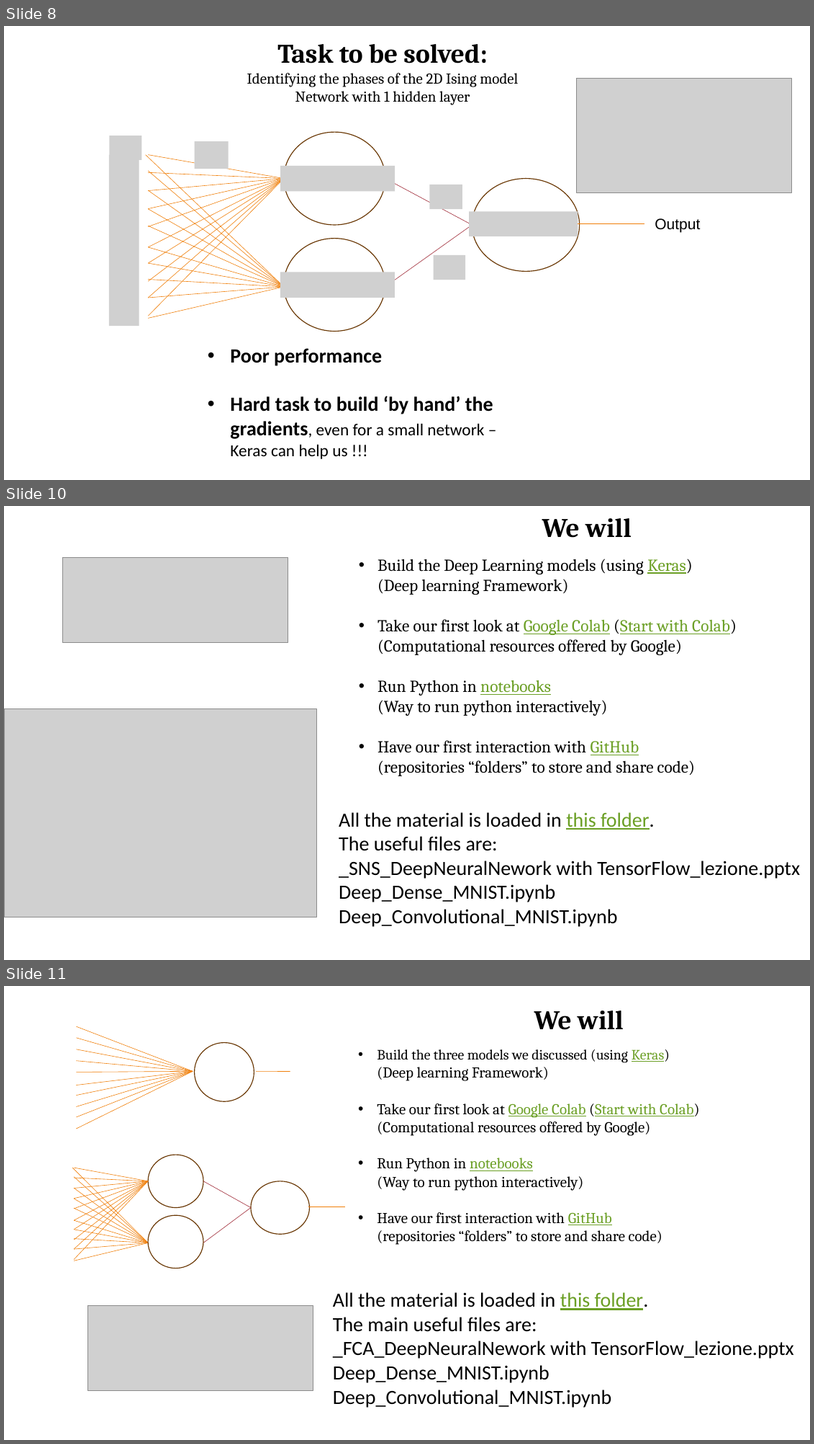
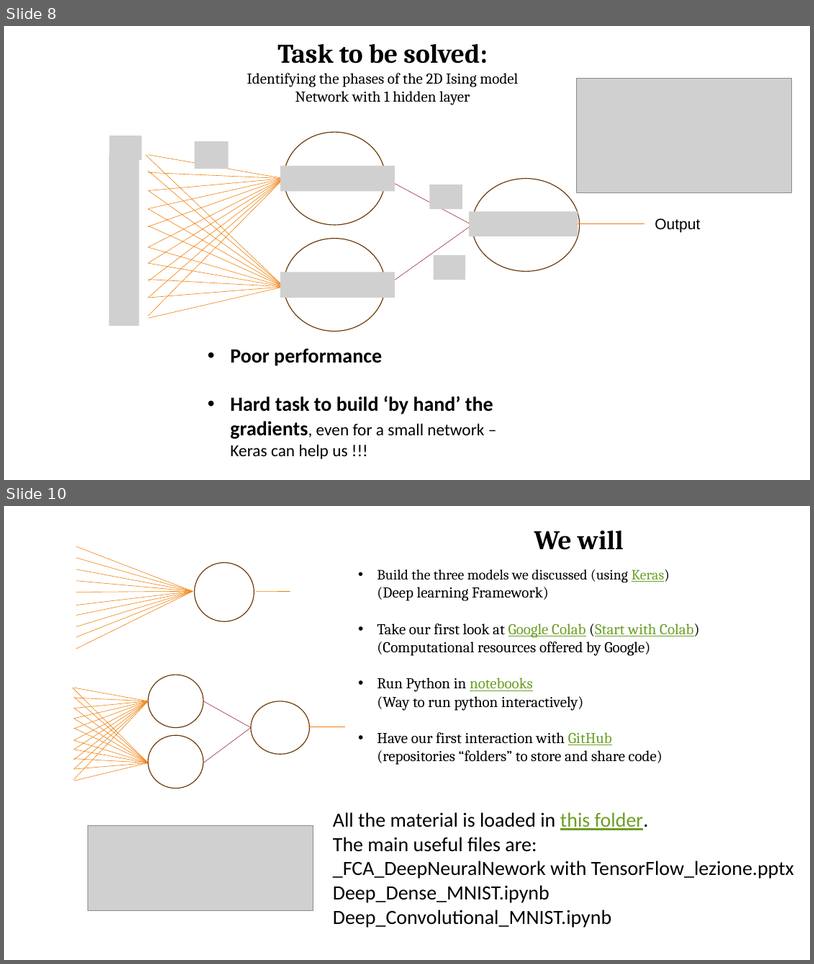
Before and after one commit to Nemenick/FCA_DeepNeuralNework-with-TensorFlow, a slide deck: _FCA_DeepNeuralNework with TensorFlow_lezione.pptx. Shown one above the other, each under a label of ours: slides 8, 10 and 11 before the commit, slides 8 and 10 after it; the slides between them are not shown. The pictures are 814x1444 and 814x964 pixels, drawn with LibreOffice and Linux fonts; fonts in the diff are those of the drawing; grey boxes stand for pictures. Boxes give left, top, right and bottom in pixels: in the first picture for what was removed or moved away, otherwise in the second. Text is boxed around its words. In the diff, an @@ line names an element or a change of style, - is before the commit and + after.

```diff
--- a/_FCA_DeepNeuralNework with TensorFlow_lezione.pptx
+++ b/_FCA_DeepNeuralNework with TensorFlow_lezione.pptx
@@ slide 10 removed at (4,506,810,960), background #FFFFFF @@
@@ text removed at (378,518,737,776) @@
-We will
-• Build the Deep Learning models (using Keras)
-  (Deep learning Framework)
-• Take our first look at Google Colab (Start with Colab)
-  (Computational resources offered by Google)
-• Run Python in notebooks
-  (Way to run python interactively)
-• Have our first interaction with GitHub
-  (repositories “folders” to store and share code)
@@ picture removed at (63,557,288,642) @@
@@ picture removed at (4,708,317,917) @@
@@ text removed at (339,812,800,926) @@
-All the material is loaded in this folder.
-The useful files are:
-_SNS_DeepNeuralNework with TensorFlow_lezione.pptx
-Deep_Dense_MNIST.ipynb
-Deep_Convolutional_MNIST.ipynb
@@ what was slide 11 is now slide 10 @@
```
Also in this commit, not shown: 1 slide changed.
